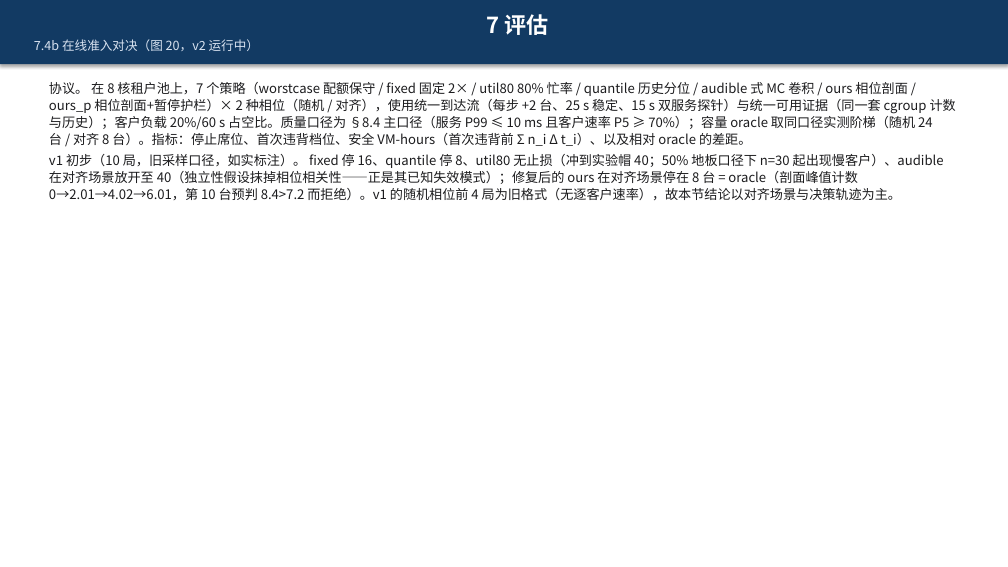
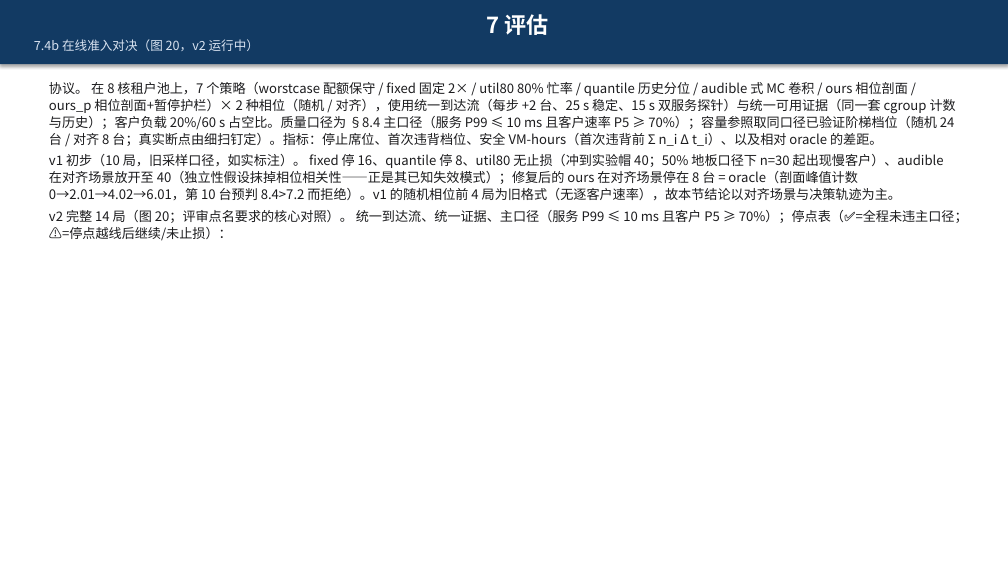
Before and after one commit to 3257085208/Paper, a slide deck: slide 98 of paper.pptx. Drawn at 1008x567 pixels with LibreOffice and Linux fonts; fonts in the diff are those of the drawing. Boxes give left, top, right and bottom in pixels: in the first picture for what was removed or moved away, otherwise in the second. Text is boxed around its words. In the diff, an @@ line names an element or a change of style, - is before the commit and + after.

```diff
--- a/paper.pptx
+++ b/paper.pptx
@@ text at <box>49,82,956,146</box>: text changed @@
-协议。 在 8 核租户池上，7 个策略（worstcase 配额保守 / fixed 固定 2× / util80 80% 忙率 / quantile 历史分位 / audible 式 MC 卷积 / ours 相位剖面 / ours_p 相位剖面+暂停护栏）× 2 种相位（随机 / 对齐），使用统一到达流（每步 +2 台、25 s 稳定、15 s 双服务探针）与统一可用证据（同一套 cgroup 计数与历史）；客户负载 20%/60 s 占空比。质量口径为 §8.4 主口径（服务 P99 ≤ 10 ms 且客户速率 P5 ≥ 70%）；容量 oracle 取同口径实测阶梯（随机 24 台 / 对齐 8 台）。指标：停止席位、首次违背档位、安全 VM-hours（首次违背前 Σ n_i Δ t_i）、以及相对 oracle 的差距。
+协议。 在 8 核租户池上，7 个策略（worstcase 配额保守 / fixed 固定 2× / util80 80% 忙率 / quantile 历史分位 / audible 式 MC 卷积 / ours 相位剖面 / ours_p 相位剖面+暂停护栏）× 2 种相位（随机 / 对齐），使用统一到达流（每步 +2 台、25 s 稳定、15 s 双服务探针）与统一可用证据（同一套 cgroup 计数与历史）；客户负载 20%/60 s 占空比。质量口径为 §8.4 主口径（服务 P99 ≤ 10 ms 且客户速率 P5 ≥ 70%）；容量参照取同口径已验证阶梯档位（随机 24 台 / 对齐 8 台；真实断点由细扫钉定）。指标：停止席位、首次违背档位、安全 VM-hours（首次违背前 Σ n_i Δ t_i）、以及相对 oracle 的差距。
@@ text at <box>49,210,968,241</box>: paragraph added @@
+v2 完整 14 局（图 20；评审点名要求的核心对照）。 统一到达流、统一证据、主口径（服务 P99 ≤ 10 ms 且客户 P5 ≥ 70%）；停点表（✅=全程未违主口径；⚠=停点越线后继续/未止损）：
```
Also in this commit, not shown: 8 other slides changed, 1 slide added, 1 other file.
